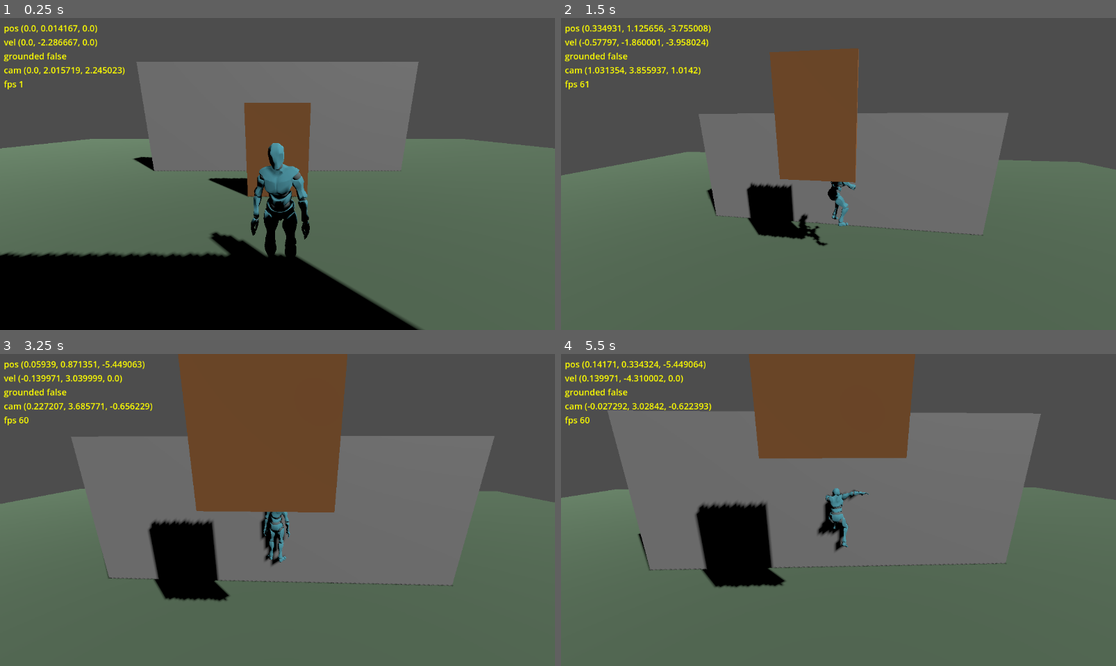
Above: before the commit, frames 1-4 (two rows, left to right).
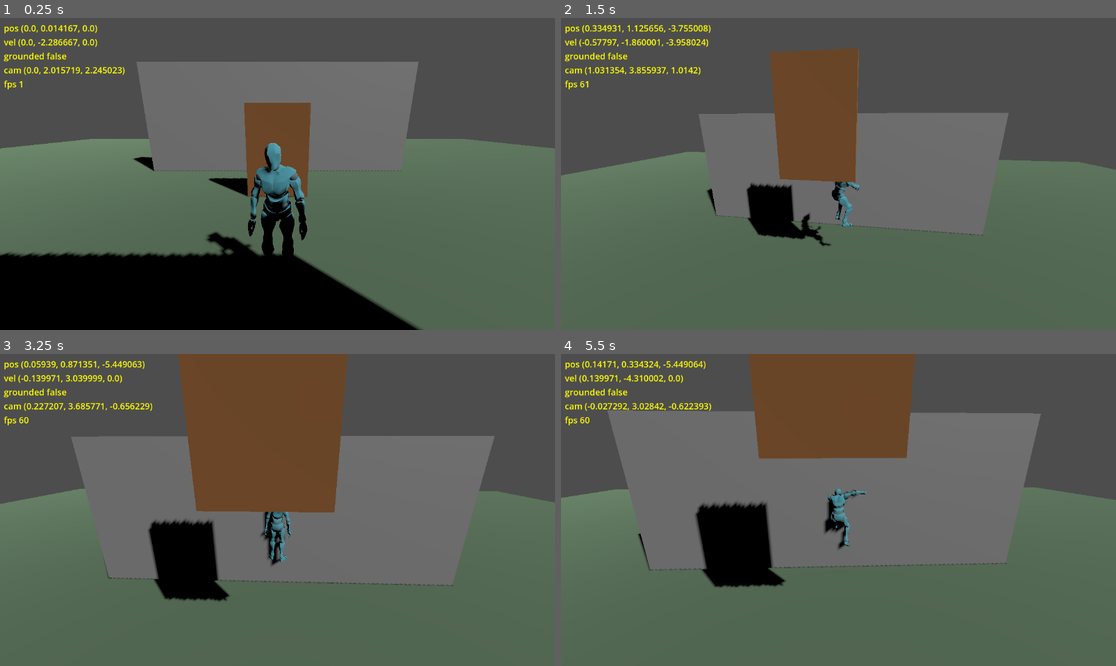
Above: after the commit, the same moments.

Repository: ys1382/zij
Game: Godot game, scene res://scenes/main.tscn
Two runs of this game, one before a commit and one after it. Both use one fixed random seed, a clock stepped at 60 frames per second and the inputs below.
Inputs (mouse positions are in pixels of both pictures, inside the frame that each line leads up to):
- Up to frame 1 (0.25 s): no input
- Up to frame 2 (1.5 s): move the mouse to (866, 174) at 0.52 s; hold W (move_forward) from 0.53 s (still down); tap Space (jump) at 0.77 s; move the mouse to (810, 174) at 1.27 s
- Up to frame 3 (3.25 s): keep holding W (move_forward); tap Space (jump) at 1.52, 3.02 s; move the mouse to (288, 503) at 2.02 s; tap Enter at 2.75 s; move the mouse to (271, 516) at 2.77 s
- Up to frame 4 (5.5 s): keep holding W (move_forward); move the mouse to (877, 513) at 3.52 s; tap Space (jump) at 3.77, 4.52 s; move the mouse to (794, 506) at 4.27 s; move the mouse to (844, 510) at 5.02 s

The runs differ from the first frame. In frame 1, 1.5% of the frame differs, in the area x 37-56%, y 40-77%; in frame 2, 0.5%; in frame 3, 0.4%; in frame 4, 0.5%.

Commit message:
Fix jerky walk: strip baked root motion from Mixamo clips
The walk clip translated the Hips +1.65m forward per loop then snapped
back, fighting the code-driven body movement. _strip_root_motion() locks
the Hips' X/Z to the first key (keeps vertical bob) so clips play in place.
Harness still 28/28.

Co-Authored-By: Claude Opus 4.8 <noreply@anthropic.com>

Diff:
--- a/actors/humanoid.gd
+++ b/actors/humanoid.gd
@@ -56,8 +56,26 @@
 		if src_ap != null and src_ap.has_animation("mixamo_com"):
 			var clip := src_ap.get_animation("mixamo_com").duplicate() as Animation
 			clip.loop_mode = Animation.LOOP_LINEAR if name != "jump" else Animation.LOOP_NONE
+			_strip_root_motion(clip)
 			lib.add_animation(name, clip)
 		inst.free()
+
+# Mixamo clips bake forward translation into the Hips ("root motion"). We move
+# the body in code, so lock the Hips' horizontal (X/Z) drift to its first key —
+# keeping the vertical bob — so the animation plays in place without snapping.
+func _strip_root_motion(clip: Animation) -> void:
+	for t in clip.get_track_count():
+		if clip.track_get_type(t) != Animation.TYPE_POSITION_3D:
+			continue
+		if not str(clip.track_get_path(t)).contains("Hips"):
+			continue
+		var n := clip.track_get_key_count(t)
+		if n == 0:
+			continue
+		var base: Vector3 = clip.track_get_key_value(t, 0)
+		for k in range(n):
+			var v: Vector3 = clip.track_get_key_value(t, k)
+			clip.track_set_key_value(t, k, Vector3(base.x, v.y, base.z))
 
 func _play(name: String) -> void:
 	if current_animation == name:
--- /dev/null
+++ b/test/inspect_anim.gd
@@ -0,0 +1,19 @@
+extends SceneTree
+
+func _init() -> void:
+	var ps := load("res://assets/Basic Locomotion Pack/walking.fbx") as PackedScene
+	var inst := ps.instantiate()
+	var ap := inst.get_node("AnimationPlayer") as AnimationPlayer
+	var clip := ap.get_animation("mixamo_com")
+	print("walk length=%.2f tracks=%d" % [clip.length, clip.get_track_count()])
+	for t in clip.get_track_count():
+		if clip.track_get_type(t) == Animation.TYPE_POSITION_3D:
+			var path := str(clip.track_get_path(t))
+			var n := clip.track_get_key_count(t)
+			if n > 0:
+				var first: Vector3 = clip.track_get_key_value(t, 0)
+				var last: Vector3 = clip.track_get_key_value(t, n - 1)
+				print("POS track '", path, "' keys=", n, " first=", first, " last=", last,
+					" delta=", last - first)
+	inst.free()
+	quit()
